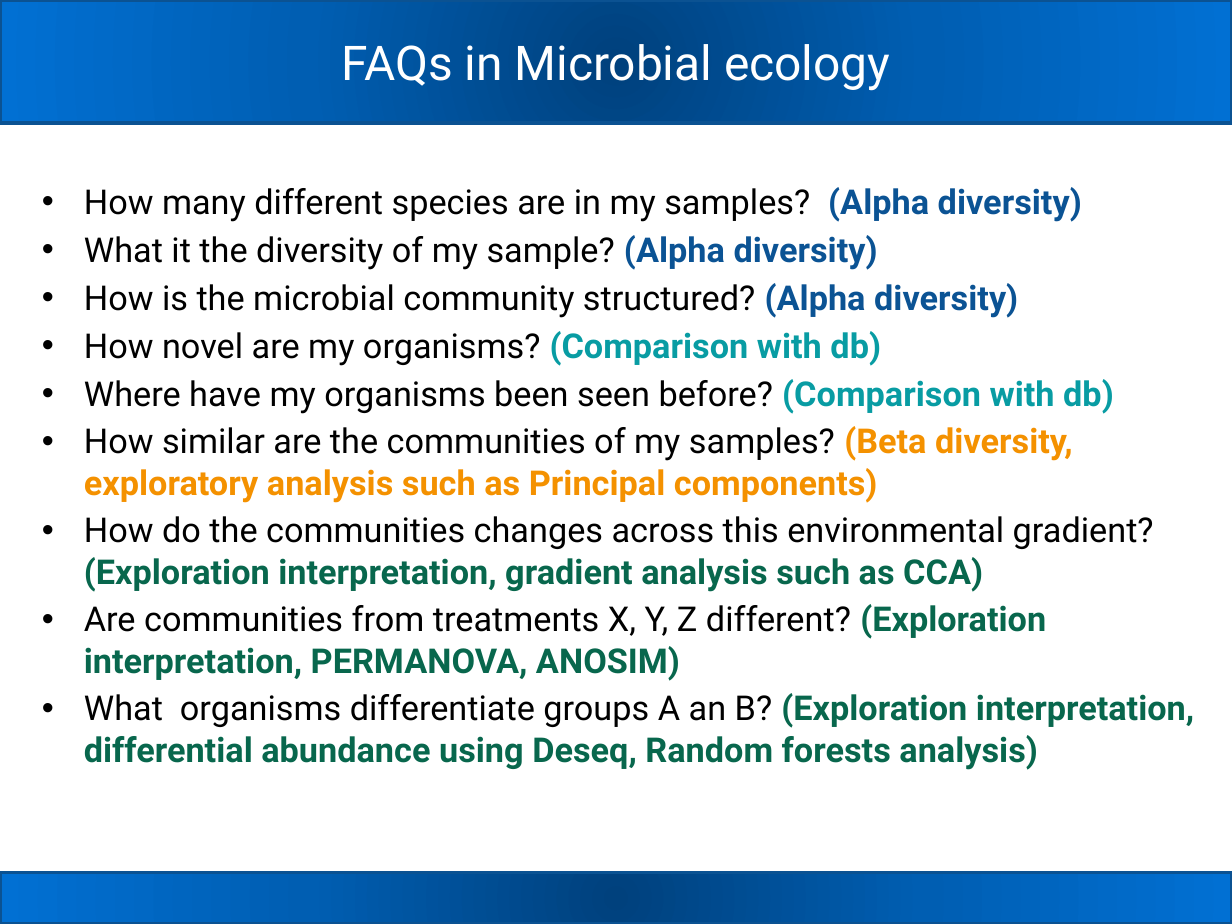
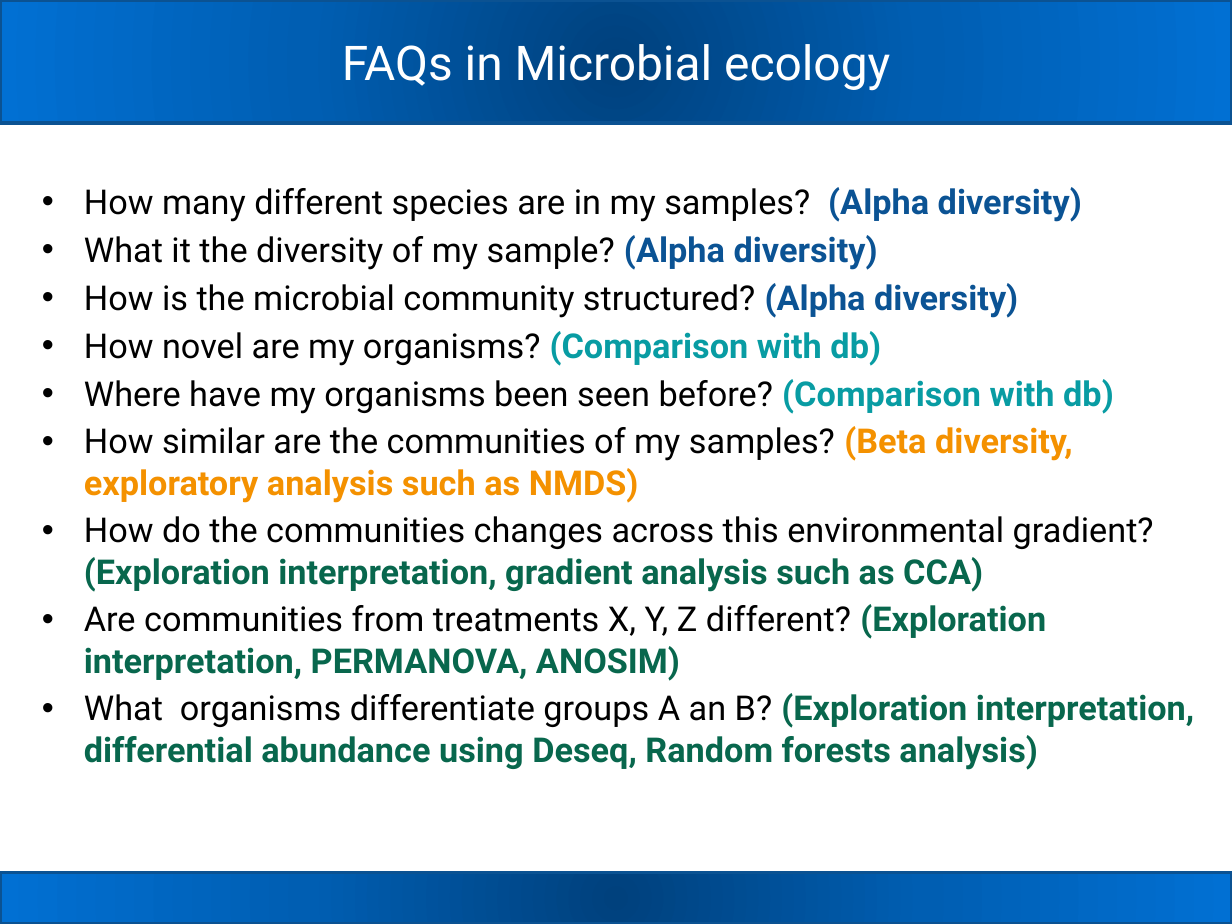
Before and after one commit to carden24/2018_Taller_Genomica_ambiental, a slide deck: slide 28 of W1_16S_analysis.pptx. Drawn at 1232x924 pixels with LibreOffice and Linux fonts; fonts in the diff are those of the drawing. Boxes give left, top, right and bottom in pixels: in the first picture for what was removed or moved away, otherwise in the second. Text is boxed around its words. In the diff, an @@ line names an element or a change of style, - is before the commit and + after.

```diff
--- a/W1_16S_analysis.pptx
+++ b/W1_16S_analysis.pptx
@@ text at bbox=[84, 426, 1073, 503]: text changed @@
-• How similar are the communities of my samples? (Beta diversity, exploratory analysis such as Principal components)
+• How similar are the communities of my samples? (Beta diversity, exploratory analysis such as NMDS)
```
Also in this commit, not shown: 1 other slide changed, 2 other files.
